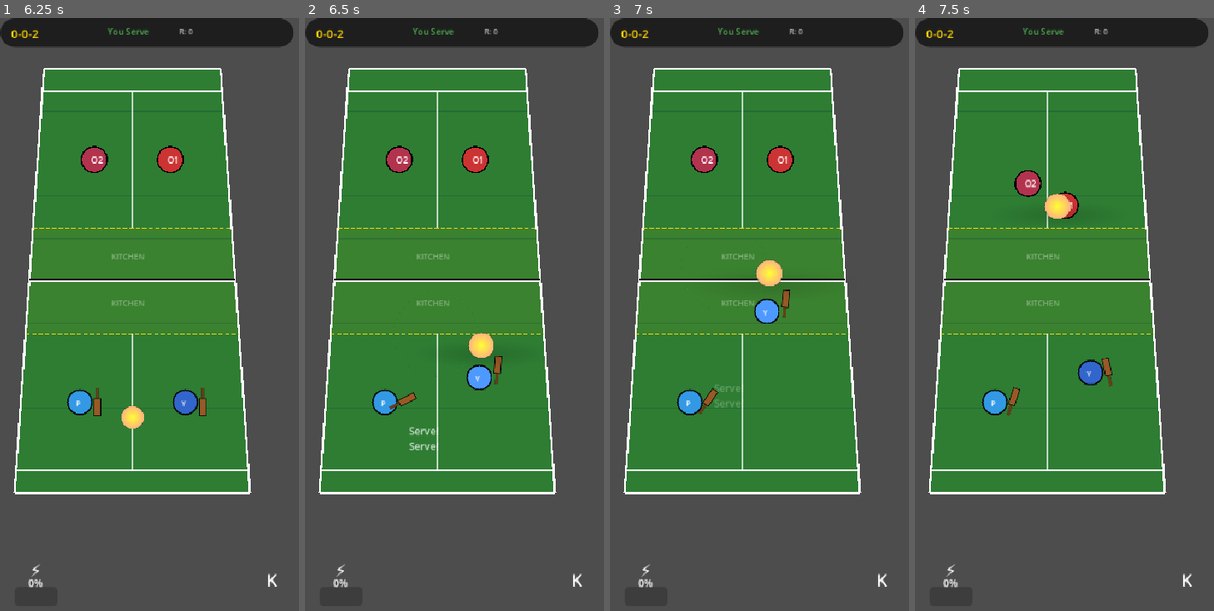
Above: before the commit, frames 1-4 (left to right).
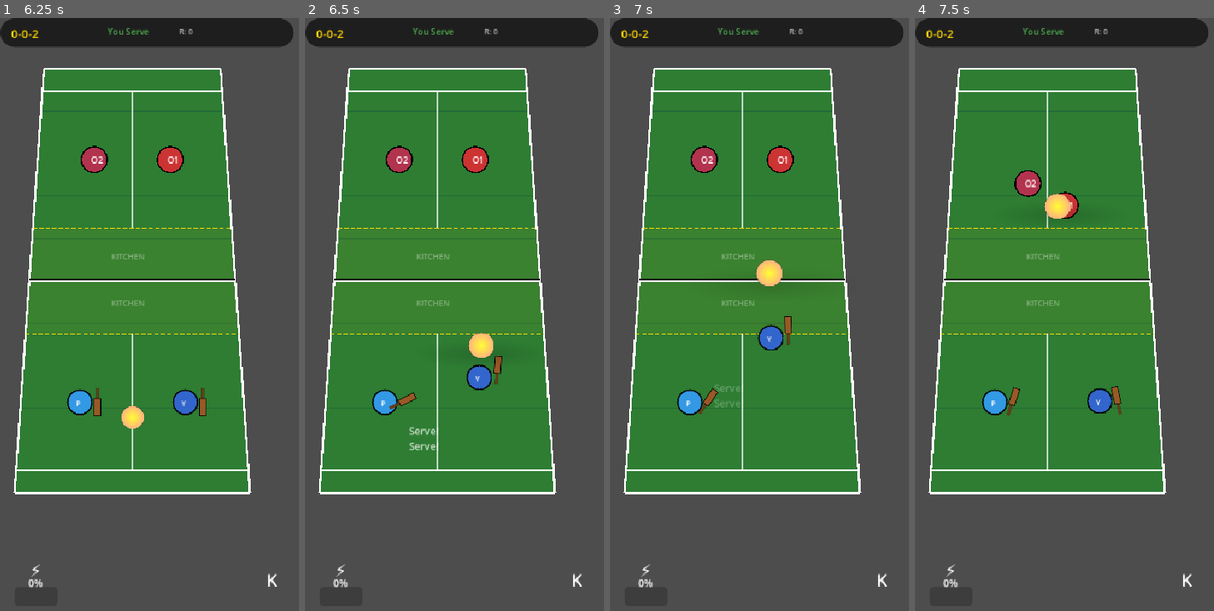
Above: after the commit, the same moments.

Repository: PranavMall/pickle-mvp-mobile
Game: Godot game, scene res://scenes/main/Main.tscn
Same seed, same stepped clock (60 frames per second), same inputs: the game is played once before the commit and once after it.
Inputs (mouse positions are in pixels of both pictures, inside the frame that each line leads up to):
- Up to frame 1 (6.25 s): click "K" at 0.5 s; click "0%" at 1.25 s; click "K" at 2 s; click "0%" at 2.75 s; click "K" at 3.5 s; click "0%" at 4.25 s; tap Enter at 5 s; move the mouse to (221, 320) at 5.02 s; click (221, 320) at 5.17 s; tap Space at 5.75 s; drag from (92, 385) to (32, 136) at 5.77 s
- Up to frame 2 (6.5 s): no input
- Up to frame 3 (7 s): move the mouse to (795, 201) at 6.52 s; click (795, 201) at 6.67 s
- Up to frame 4 (7.5 s): drag from (1052, 486) to (959, 344) at 7.27 s

Frame 1 is identical in both runs. In frame 2, 0.2% of the frame differs, in the area x 31-63%, y 46-63%; in frame 3, 0.8%, in the area x 24-61%, y 35-57%; in frame 4, 0.8%.

Commit message:
All Fixes for Day 4

Diff:
--- a/Desktop/Pickleball_MVP/ver5/pickleballmobile/scenes/main/Main.gd
+++ b/Desktop/Pickleball_MVP/ver5/pickleballmobile/scenes/main/Main.gd
@@ -353,13 +353,13 @@
 			# Move back to baseline
 			data.target_court_y = min(predicted_y + 30, BASELINE_BOTTOM - 20)
 		elif ball.height > 20 and predicted_y < data.court_y:  # Ball in front and high
-			# Move forward to volley (but not into kitchen unless allowed)
+			# Move forward to volley (but NEVER into kitchen unless button pressed)
 			if not data.in_kitchen:
 				data.target_court_y = max(predicted_y, KITCHEN_LINE_BOTTOM + 10)
 			else:
 				data.target_court_y = predicted_y
 		else:
-			# Normal positioning
+			# Normal positioning - STAY OUT OF KITCHEN
 			data.target_court_y = clamp(predicted_y, KITCHEN_LINE_BOTTOM + 10, BASELINE_BOTTOM - 20)
 
 		data.target_court_x = predicted_x
@@ -389,14 +389,20 @@
 		data.court_x = data.target_court_x
 		data.court_y = data.target_court_y
 
-	# Kitchen tracking
+	# Clamp to valid court positions - ENFORCE KITCHEN BOUNDARY
+	if not is_player or (is_player and game_state.kitchen_state != KitchenState.ACTIVE):
+		# Not allowed in kitchen - stay out
+		data.court_y = max(data.court_y, KITCHEN_LINE_BOTTOM + 5)
+
+	# Track kitchen status
 	data.in_kitchen = (data.court_y >= NET_Y and data.court_y <= KITCHEN_LINE_BOTTOM)
 
-	# Handle kitchen state for player
+	# Handle kitchen state for player ONLY
 	if is_player and game_state.kitchen_state == KitchenState.ACTIVE:
 		if game_state.in_kitchen:
-			# Override to stay in kitchen
+			# Player pressed kitchen button - allow in kitchen
 			data.court_y = clamp(data.court_y, NET_Y + 10, KITCHEN_LINE_BOTTOM - 5)
+			data.in_kitchen = true
 
 func should_player_cover_ball(data: Dictionary, ball_court_pos: Vector2) -> bool:
 	# Determine if this player should cover based on court position
@@ -423,27 +429,12 @@
 	var time_since_hit = Time.get_ticks_msec() - data.last_hit_time
 	var ball_court_pos = ball.screen_to_court(ball.global_position) if ball.has_method("screen_to_court") else Vector2.ZERO
 
-	# Debug info
-	if character.name == "Player":
-		print("Player Debug - Distance: ", screen_dist, " Ball height: ", ball.height,
-			  " Ball Y: ", ball_court_pos.y, " In flight: ", ball.in_flight,
-			  " Time since hit: ", time_since_hit)
-
-	# More generous hit detection - increased range and conditions
-	var can_hit_now = screen_dist < HIT_DISTANCE * 1.5 and \
-				   ball.height < 60 and \
-				   ball_court_pos.y > NET_Y - 20 and \
+	# More generous hit detection
+	data.can_hit = screen_dist < HIT_DISTANCE and \
+				   ball.height < 50 and \
+				   ball_court_pos.y > NET_Y - 10 and \
 				   ball.in_flight and \
-				   time_since_hit > HIT_COOLDOWN * 500  # Reduced cooldown
-
-	# Special case for player - even more generous
-	if character.name == "Player" and not can_hit_now:
-		# Allow hitting if very close regardless of other conditions
-		if screen_dist < HIT_DISTANCE and ball.in_flight:
-			can_hit_now = true
-			print("PLAYER OVERRIDE HIT - Very close!")
-
-	data.can_hit = can_hit_now
+				   time_since_hit > HIT_COOLDOWN * 1000
 
 	# Update visual feedback
 	if data.can_hit:
@@ -564,7 +555,7 @@
 				predicted_x = clamp(predicted_x, 20, COURT_WIDTH - 20)
 				predicted_y = clamp(predicted_y, BASELINE_TOP + 10, NET_Y - 10)
 
-				# Approach net for volleys
+				# Approach net for volleys BUT NEVER ENTER KITCHEN
 				if ball.height > 30 and predicted_y > opp_data.court_y:
 					opp_data.target_court_y = min(predicted_y, KITCHEN_LINE_TOP - 10)
 				else:
@@ -592,6 +583,9 @@
 		else:
 			opp_data.court_x = opp_data.target_court_x
 			opp_data.court_y = opp_data.target_court_y
+
+		# ENFORCE: Opponents NEVER enter kitchen
+		opp_data.court_y = min(opp_data.court_y, KITCHEN_LINE_TOP - 5)
 
 		# Check if can hit
 		check_opponent_hit_opportunity(opp_data, ball, ball_court_pos)
